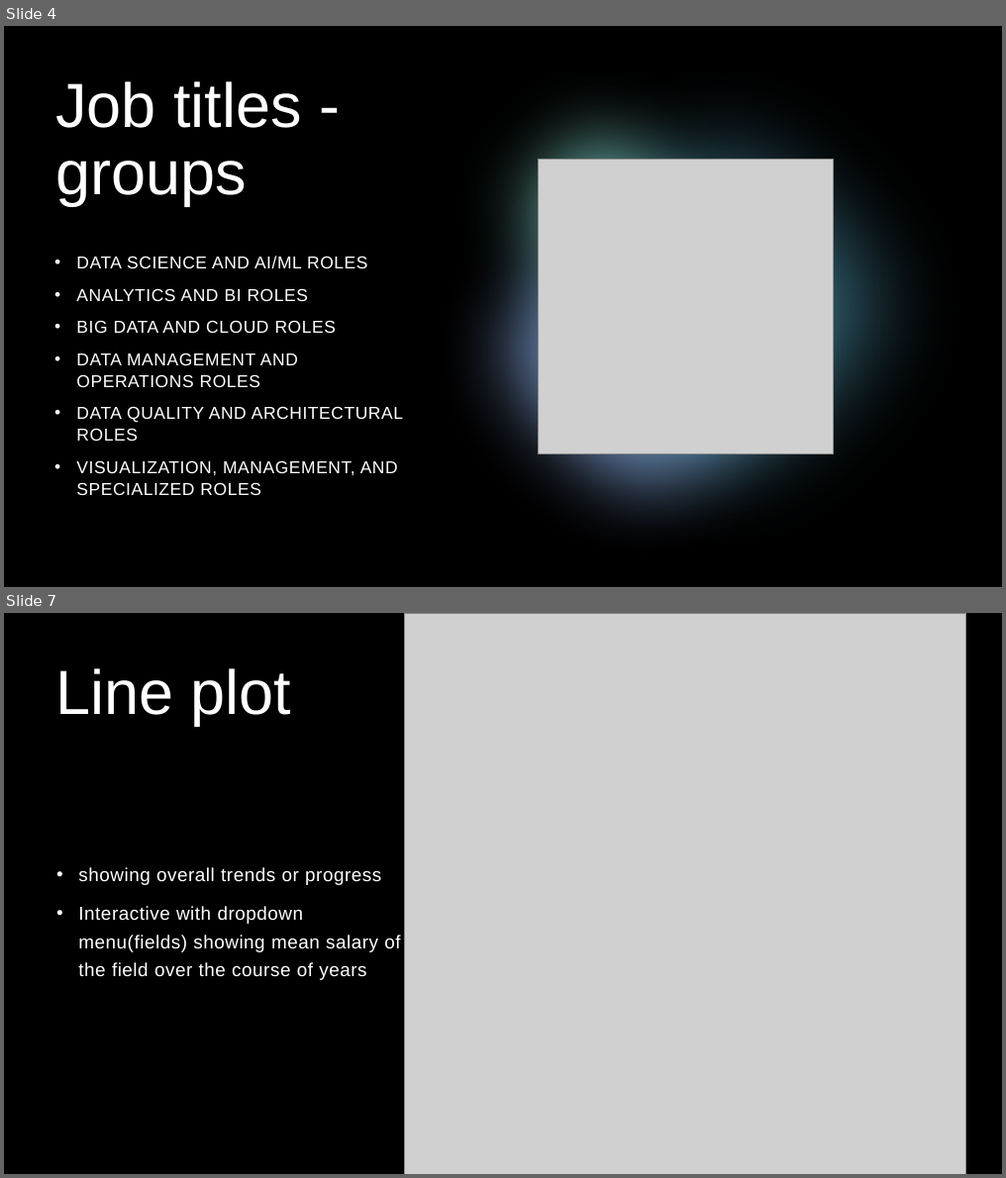
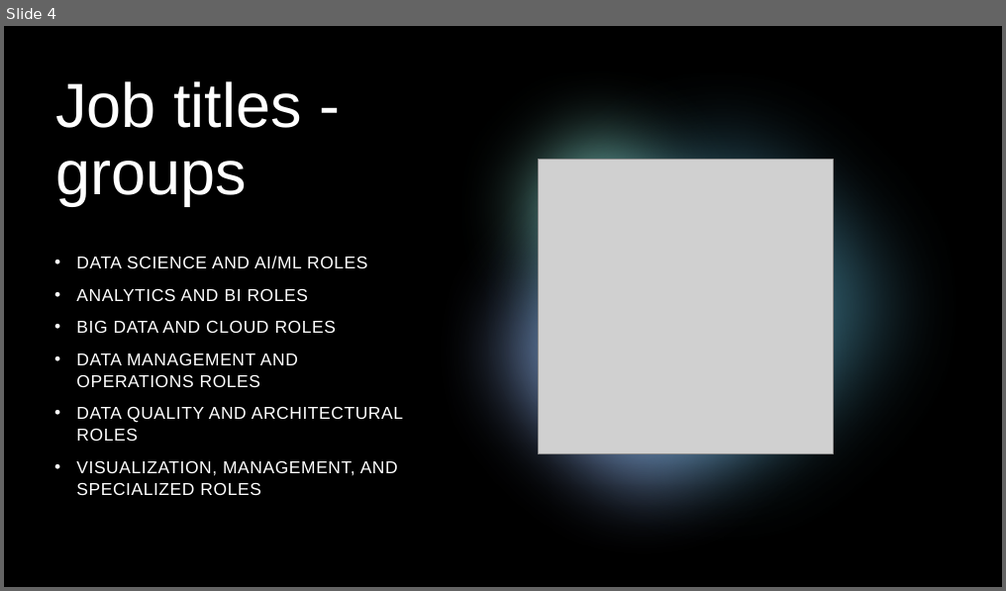
Before and after one commit to JakubMarciniak1/RProject, a slide deck: Prezentacja2.pptx. Shown one above the other, each under a label of ours: slides 4 and 7 before the commit, slide 4 after it; the slides between them are not shown. The pictures are 1006x1178 and 1006x591 pixels, drawn with LibreOffice and Linux fonts; fonts in the diff are those of the drawing; grey boxes stand for pictures. Boxes give left, top, right and bottom in pixels: in the first picture for what was removed or moved away, otherwise in the second. Text is boxed around its words. In the diff, an @@ line names an element or a change of style, - is before the commit and + after.

```diff
--- a/Prezentacja2.pptx
+++ b/Prezentacja2.pptx
@@ slide 7 removed at [4, 613, 1002, 1174], background #000000; not listed: 5 template elements that a slide beside it also shows @@
@@ rectangle removed at [4, 613, 1002, 1174] @@
@@ picture removed at [405, 613, 966, 1174] @@
@@ ellipse removed at [442, 613, 1002, 1174] @@
@@ title removed at [55, 668, 292, 726] @@
-Line plot
@@ ellipse removed at [408, 703, 879, 1174] @@
@@ text removed at [78, 867, 400, 980] @@
-• showing overall trends or progress
-• Interactive with dropdown menu(fields) showing mean salary of the field over the course of years
```
Also in this commit, not shown: 5 slides added, 9 other slides removed.
